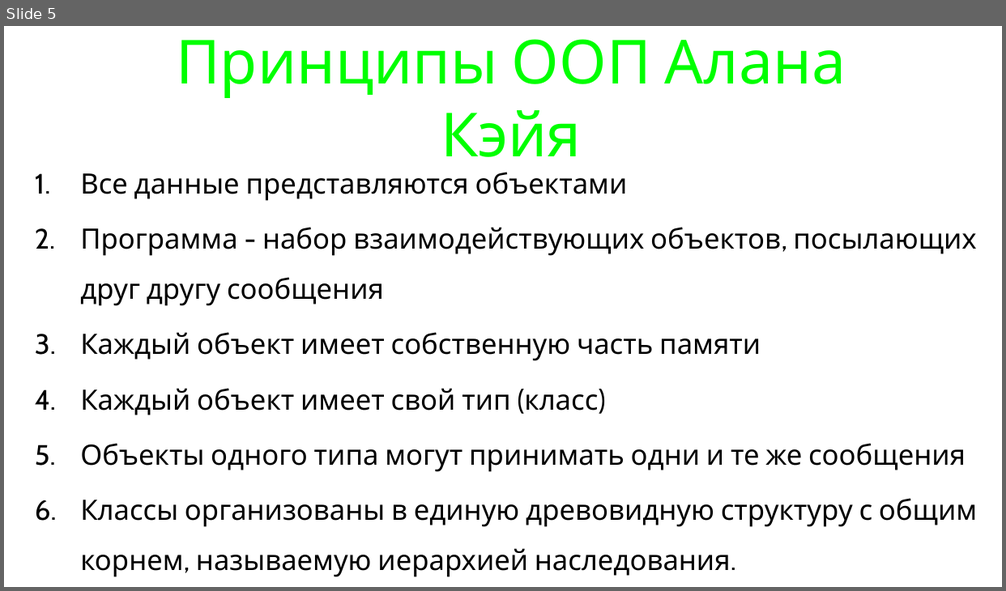
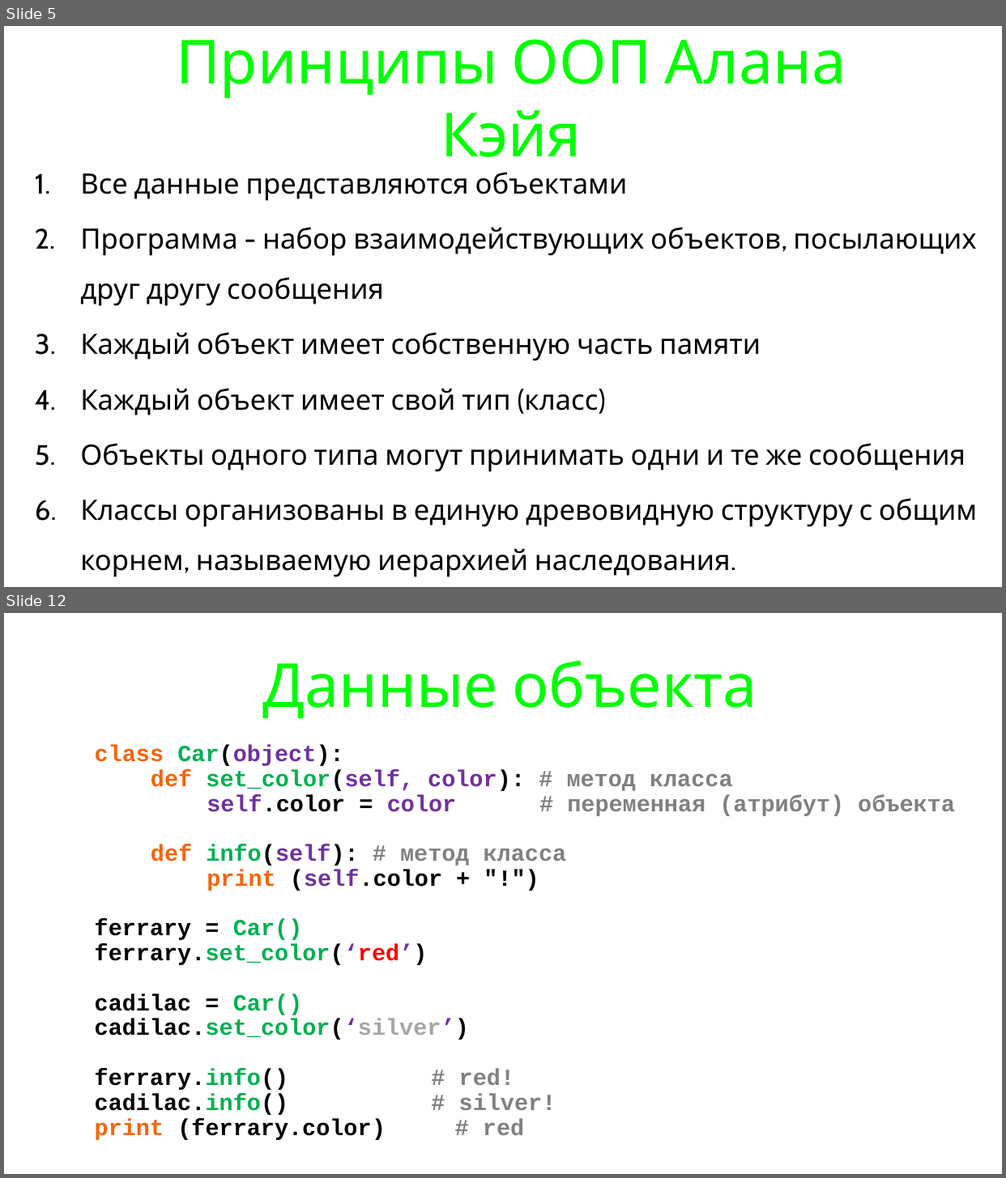
Before and after one commit to maxchv/LearnPython, a slide deck: week08/oop.pptx. Shown one above the other, each under a label of ours: slide 5 before the commit, slides 5 and 12 after it; the slides between them are not shown. The pictures are 1006x591 and 1006x1178 pixels, drawn with LibreOffice and Linux fonts; fonts in the diff are those of the drawing. Boxes give left, top, right and bottom in pixels: in the first picture for what was removed or moved away, otherwise in the second. Text is boxed around its words. In the diff, an @@ line names an element or a change of style, - is before the commit and + after.

```diff
--- a/week08/oop.pptx
+++ b/week08/oop.pptx
@@ slide 12 added at (4, 613, 1002, 1174), background #FFFFFF @@
@@ title added at (263, 660, 756, 718), 78 pt, text #00FF00 @@
+Данные объекта
@@ text added at (95, 745, 955, 1140), 29.6 pt, text #000000, bold @@
+class Car(object):
+def set_color(self, color): # метод класса
+self.color = color # переменная (атрибут) объекта
+def info(self): # метод класса
+print (self.color + "!")
+ferrary = Car()
+ferrary.set_color(‘red’)
+cadilac = Car()
+cadilac.set_color(‘silver’)
+ferrary.info() # red!
+cadilac.info() # silver!
+print (ferrary.color) # red
```
Also in this commit, not shown: 2 slides changed, 24 other slides added, 1 slide removed, 2 other files.
